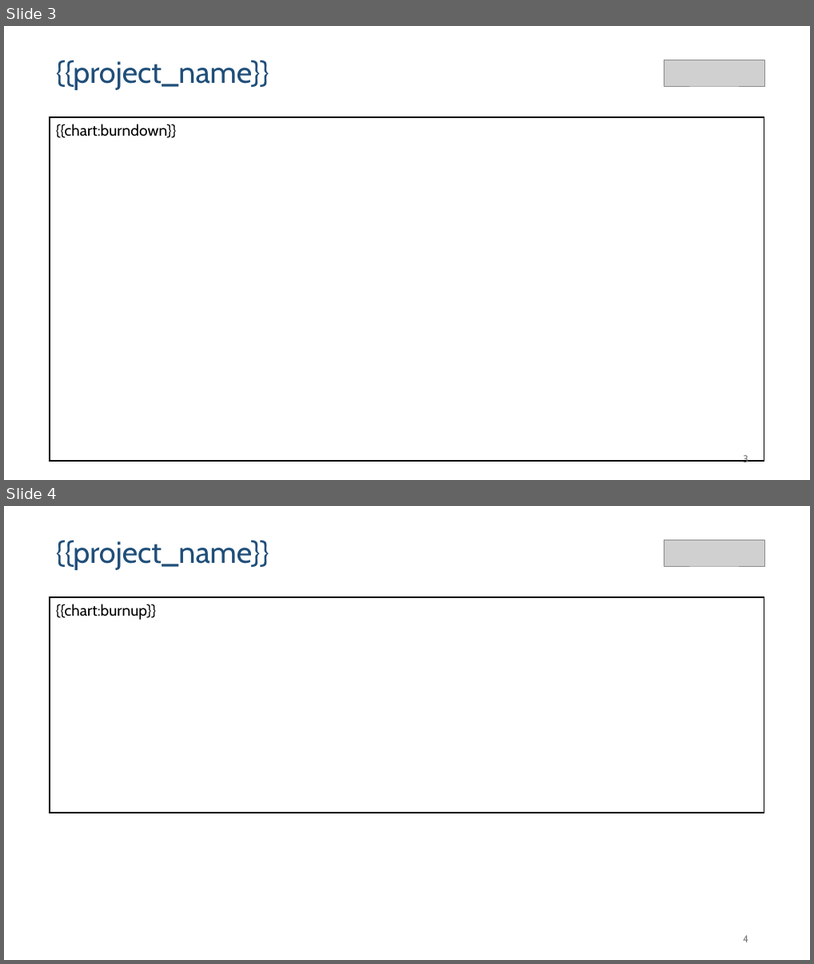
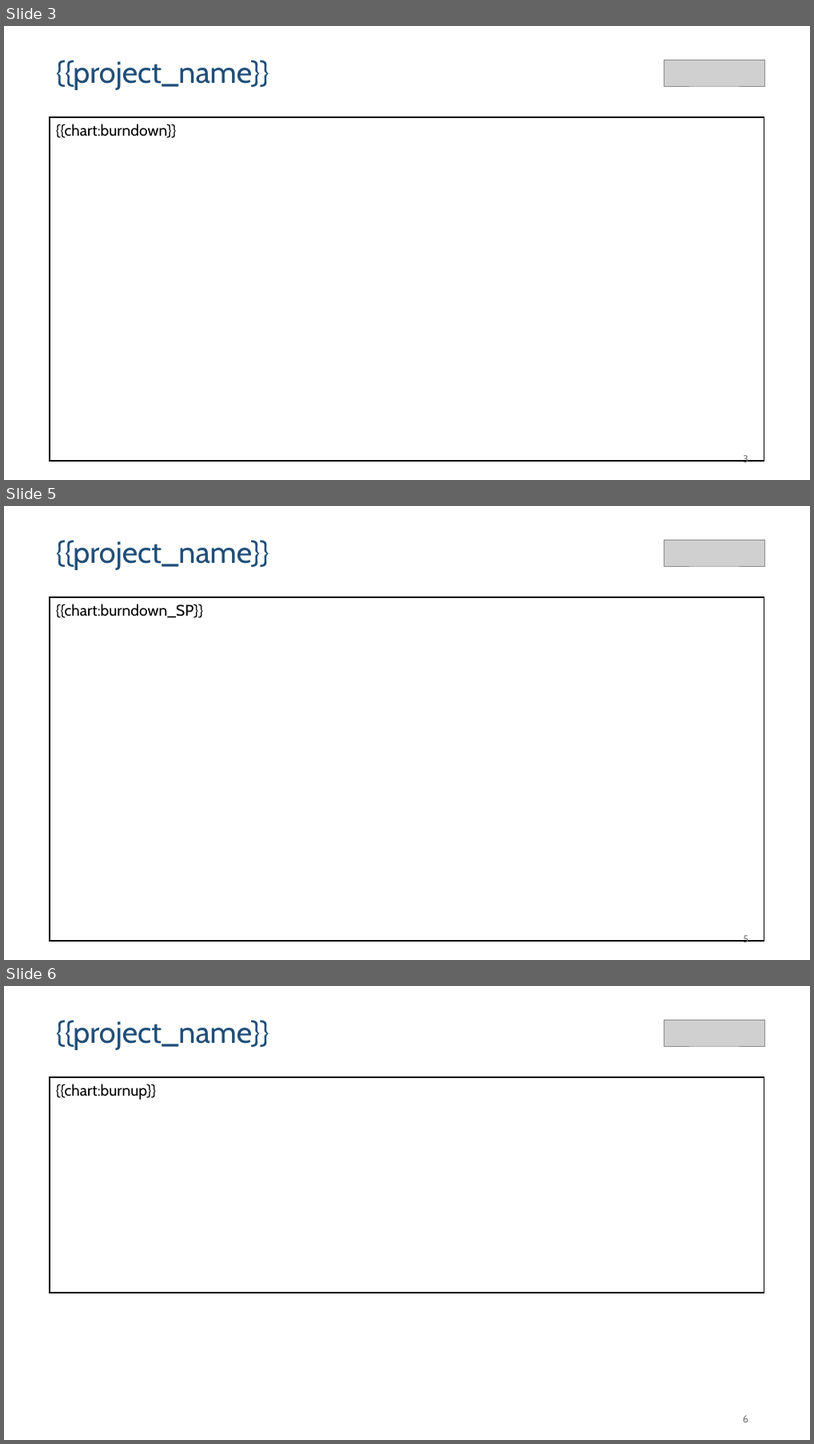
Before and after one commit to gbrieux/coach-jira, a slide deck: skills/jira-report/scaffold/template.pptx. Shown one above the other, each under a label of ours: slides 3 and 4 before the commit, slides 3, 5 and 6 after it; the slides between them are not shown. The pictures are 814x964 and 814x1444 pixels, drawn with LibreOffice and Linux fonts; fonts in the diff are those of the drawing; grey boxes stand for pictures. Boxes give left, top, right and bottom in pixels: in the first picture for what was removed or moved away, otherwise in the second. Text is boxed around its words. In the diff, an @@ line names an element or a change of style, - is before the commit and + after.

```diff
--- a/skills/jira-report/scaffold/template.pptx
+++ b/skills/jira-report/scaffold/template.pptx
@@ slide 5 added at [4,506,810,960], background #FFFFFF @@
@@ text added at [56,540,270,570], 36 pt, text #1F4E79 @@
+{{project_name}}
@@ picture added at [664,540,765,567] @@
@@ rectangle added at [50,597,765,940], fill #FFFFFF, outline #000000 1.5 pt, 18.3 pt, text #000000 @@
+{{chart:burndown_SP}}
@@ page number added at [743,935,749,942], 12 pt, text #797979 @@
+5
@@ what was slide 4 is now slide 6 @@
@@ page number at [743,1415,749,1422]: text changed @@
-4
+6
```
Also in this commit, not shown: 7 other slides added, 1 other file.
